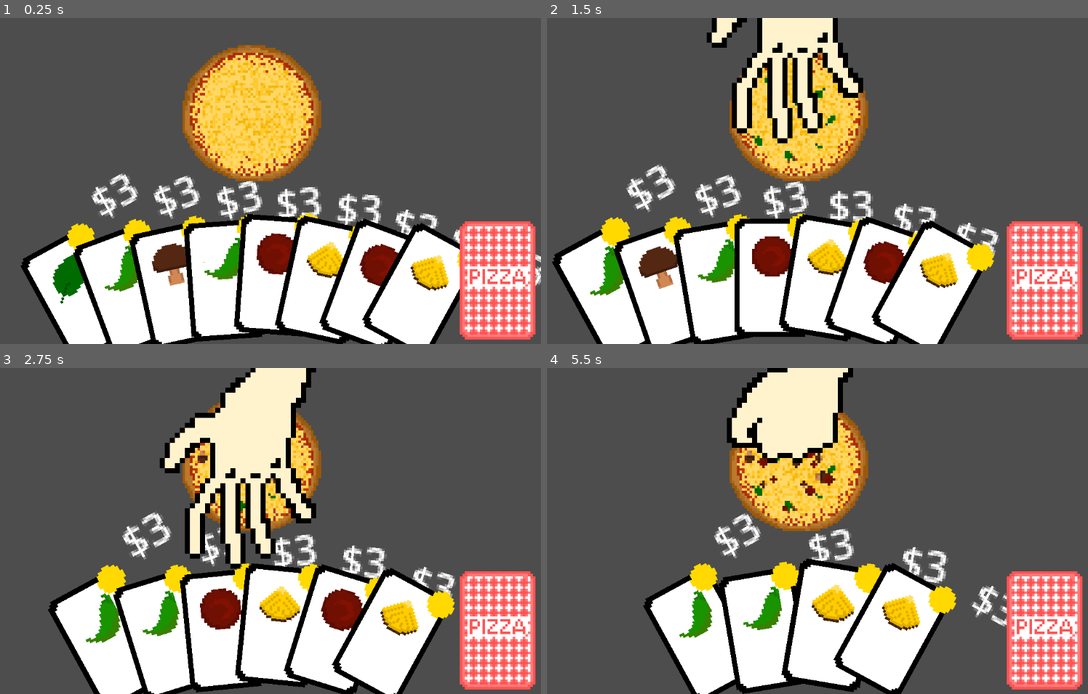
Above: before the commit, frames 1-4 (two rows, left to right).
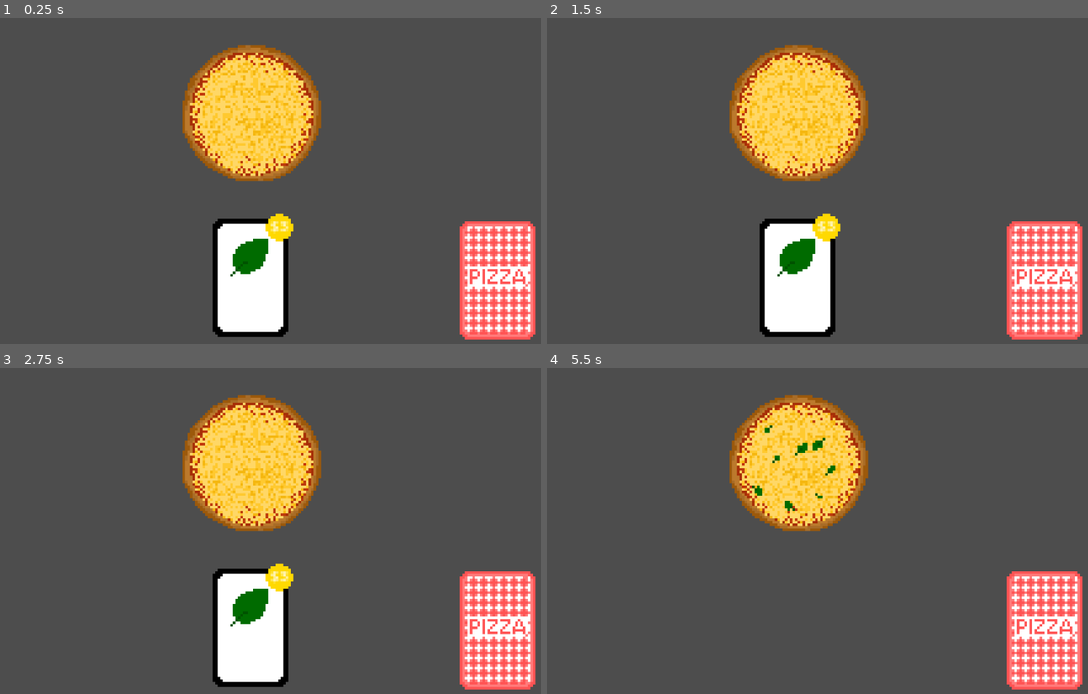
Above: after the commit, the same moments.

Repository: bstrong5923/Pizzatro
Game: Godot game, scene res://Scenes/Game.tscn
The game is run twice, just before and just after one commit, with the same random seed, the same clock (stepped at 60 frames per second) and the same inputs.
Inputs (mouse positions are in pixels of both pictures, inside the frame that each line leads up to):
- Up to frame 1 (0.25 s): no input
- Up to frame 2 (1.5 s): tap Enter at 0.5 s; move the mouse to (622, 295) at 0.52 s; click (622, 295) at 0.67 s; move the mouse to (611, 291) at 1.27 s; click (611, 291) at 1.42 s
- Up to frame 3 (2.75 s): move the mouse to (119, 635) at 2.02 s; click (119, 635) at 2.17 s
- Up to frame 4 (5.5 s): move the mouse to (714, 635) at 2.77 s; click (714, 635) at 2.92 s; move the mouse to (768, 628) at 3.52 s; click (768, 628) at 3.67 s; move the mouse to (768, 625) at 4.27 s; click (768, 625) at 4.42 s; move the mouse to (828, 625) at 5.02 s; click (828, 625) at 5.17 s

The runs differ from the first frame. In frame 1, 27% of the frame differs, in the area x 3-100%, y 47-100%; in frame 2, 32%; in frame 3, 33%, in the area x 8-85%, y 0-100%; in frame 4, 25%.

Commit message:
messing with label

Diff:
--- a/Scenes/deck.gd
+++ b/Scenes/deck.gd
@@ -9,7 +9,7 @@
 
 func go():
 	fill_initial_deck()
-	for x in range(0,8):
+	for x in range(0, 1):
 		add_card()
 	fix_hand()
 
--- a/Scenes/price_circle.gd
+++ b/Scenes/price_circle.gd
@@ -9,6 +9,6 @@
 func display_price():
 	var label = Label.new()
 	label.text = "$" + str(price)
-	print(label.get_theme_font_size(label.text))
+	label.add_theme_font_size_override("font_size", 6)
 	add_child(label)
-	label.position = position
+	label.position = Vector2(-3,-5)
